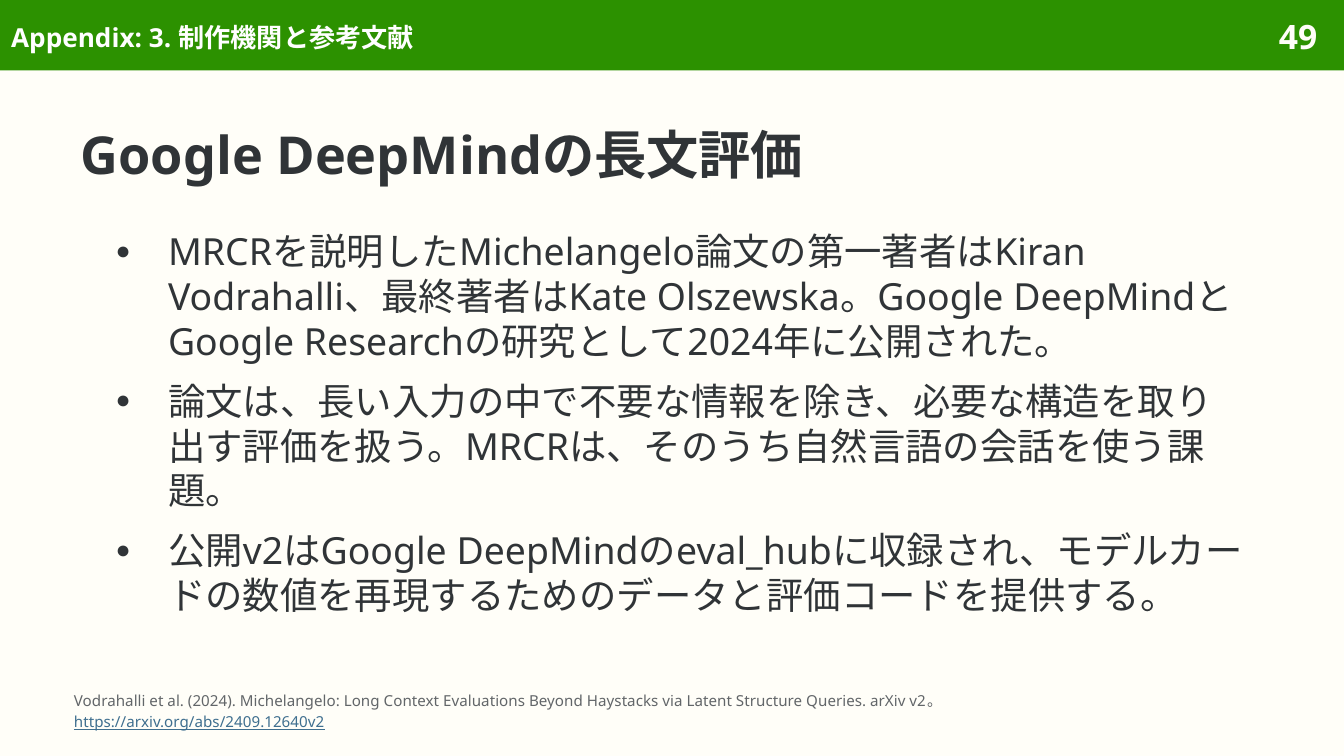
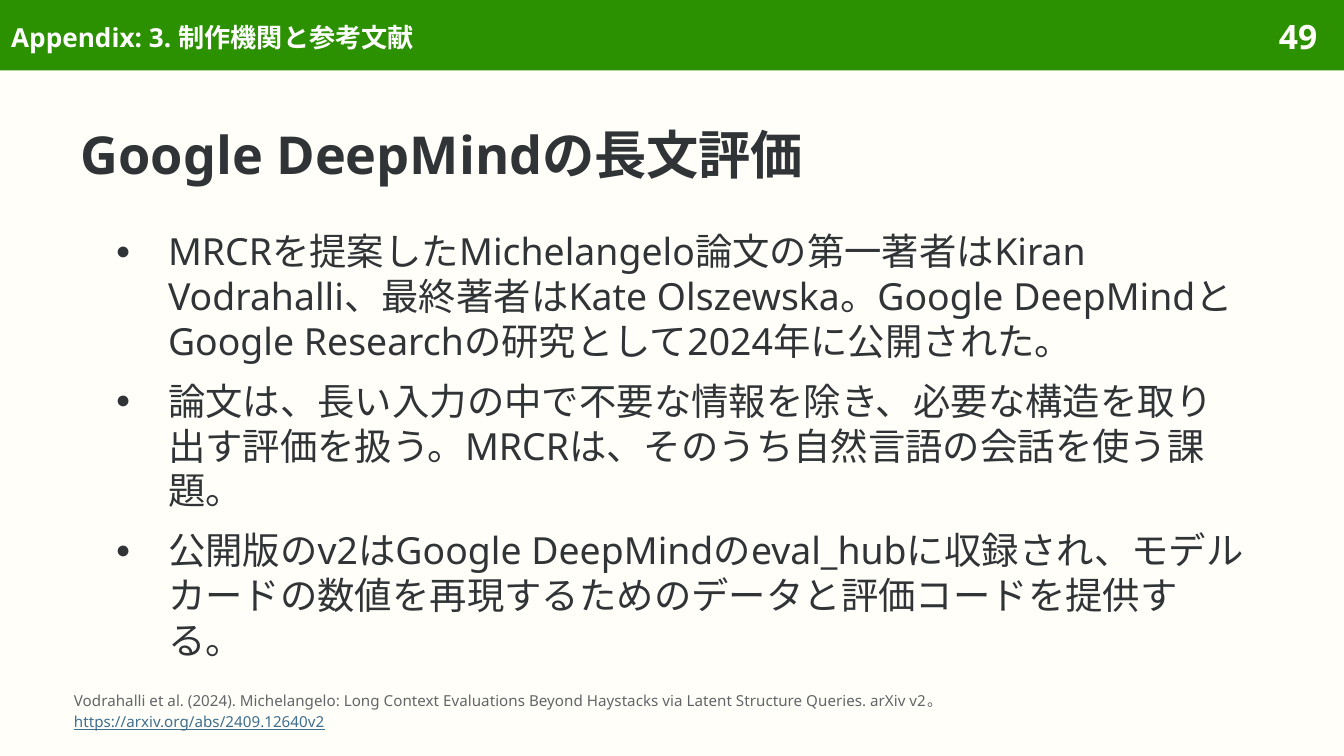
Before and after one commit to sasakiy84/datasets-in-10-minutes, a slide deck: slide 49 of slides/datasets-in-10-minutes-mrcr-v2.pptx. Drawn at 1344x756 pixels with LibreOffice and Linux fonts; fonts in the diff are those of the drawing. Boxes give left, top, right and bottom in pixels: in the first picture for what was removed or moved away, otherwise in the second. Text is boxed around its words. In the diff, an @@ line names an element or a change of style, - is before the commit and + after.

```diff
--- a/slides/datasets-in-10-minutes-mrcr-v2.pptx
+++ b/slides/datasets-in-10-minutes-mrcr-v2.pptx
@@ text at [168, 233, 1086, 358]: text changed @@
-● MRCRを説明したMichelangelo論文の第一著者はKiran Vodrahalli、最終著者はKate Olszewska。Google DeepMindとGoogle Researchの研究として2024年に公開された。
+● MRCRを提案したMichelangelo論文の第一著者はKiran Vodrahalli、最終著者はKate Olszewska。Google DeepMindとGoogle Researchの研究として2024年に公開された。
@@ text at [168, 532, 1243, 657]: text changed @@
-● 公開v2はGoogle DeepMindのeval_hubに収録され、モデルカードの数値を再現するためのデータと評価コードを提供する。
+● 公開版のv2はGoogle DeepMindのeval_hubに収録され、モデルカードの数値を再現するためのデータと評価コードを提供する。
```
Also in this commit, not shown: 21 other slides changed, 7 other files.
